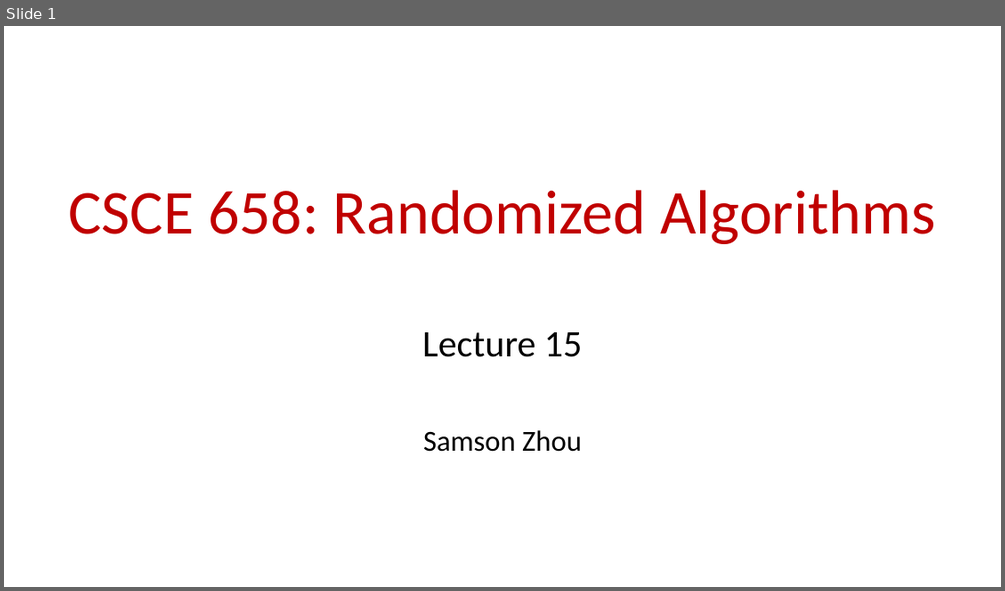
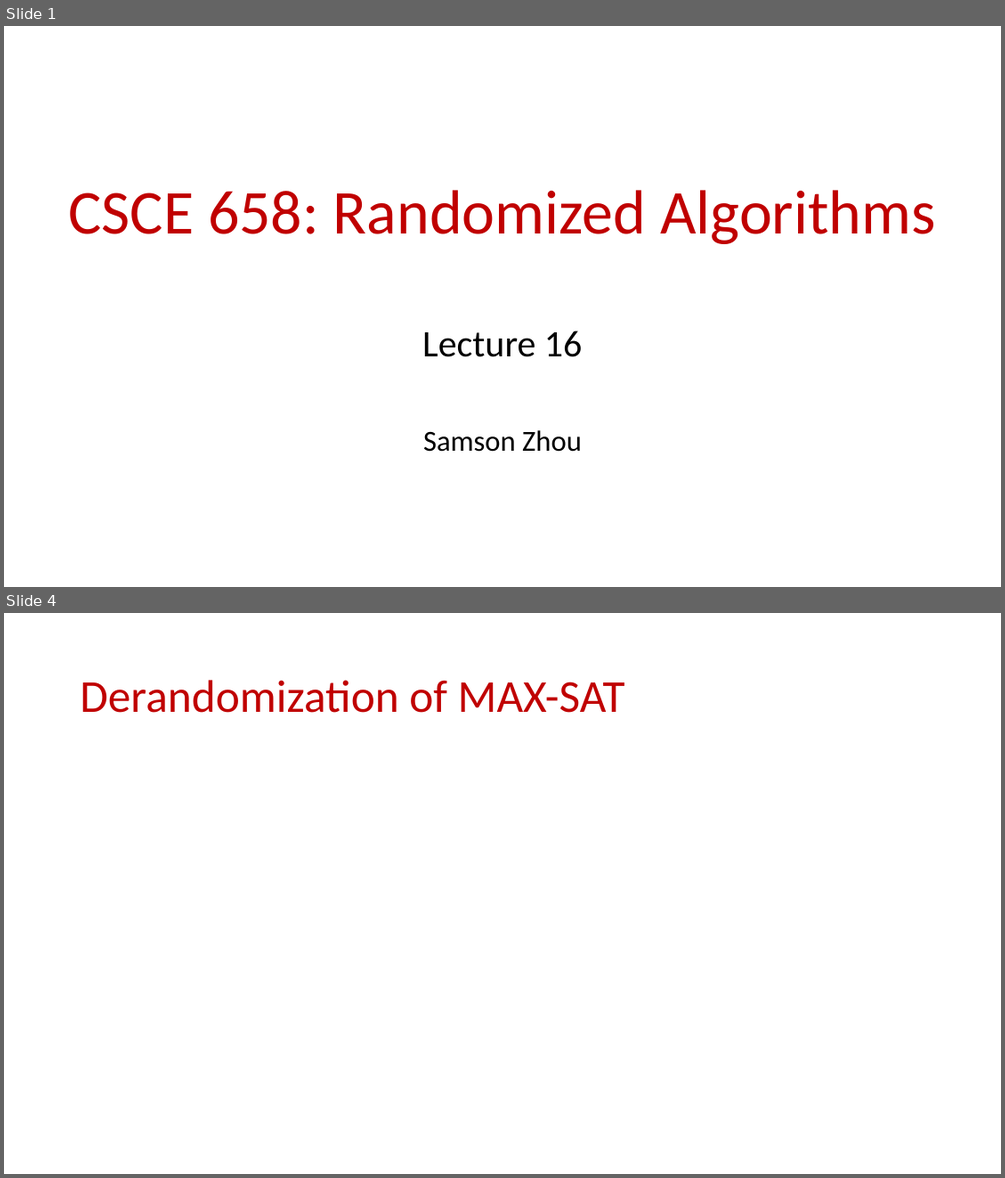
Before and after one commit to samsonzhou/samsonzhou.github.io, a slide deck: CSCE658-S24/L15.pptx. Shown one above the other, each under a label of ours: slide 1 before the commit, slides 1 and 4 after it; the slides between them are not shown. The pictures are 1005x591 and 1005x1178 pixels, drawn with LibreOffice and Linux fonts; fonts in the diff are those of the drawing; grey boxes stand for pictures. Boxes give left, top, right and bottom in pixels: in the first picture for what was removed or moved away, otherwise in the second. Text is boxed around its words. In the diff, an @@ line names an element or a change of style, - is before the commit and + after.

```diff
--- a/CSCE658-S24/L15.pptx
+++ b/CSCE658-S24/L15.pptx
@@ slide 4 added at [4, 613, 1001, 1174], background #FFFFFF @@
@@ title added at [80, 680, 625, 713], 44 pt, text #C00000 @@
+Derandomization of MAX-SAT
@@ slide 1 changed as well @@
@@ subtitle at [422, 330, 582, 357]: text changed @@
-Lecture 15
+Lecture 16
```
Also in this commit, not shown: 64 other slides added, 34 slides removed, 1 other file.
